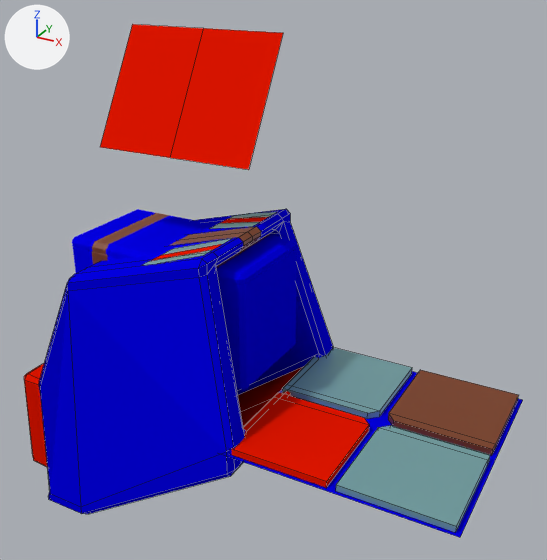
The Blender file Assets/Models/Environment-2.blend: old version first, new version second.
Camera for both pictures: a 50 mm camera at (1.92, -2.62, 1.97) aimed at (-0.03, 0.94, 0.2). Lighting does not change. The marker at upper left points along +X, +Y and +Z. Mesh edges are drawn as thin lines on the coarser meshes.

Script lines for the objects in view, before the commit:
```python
ob_computer_screen = bpy.data.objects.new('Computer.Screen', me_cube_010)
ob_computer_screen.location = (0.0, 0.0, 0.0)
ob_computer_screen.rotation_euler = (1.571, 0.0, 0.0)  # degrees (90, 0, 0)
ob_cratechute = bpy.data.objects.new('CrateChute', me_cube_012)
ob_cratechute.location = (0.0, 0.0, 0.0)
ob_cratechute.rotation_euler = (1.571, 0.0, 1.571)  # degrees (90, 0, 90)
ob_door = bpy.data.objects.new('Door', me_cube_048)
ob_door.location = (0.0, 0.0, 0.0)
ob_maybe_the_door = bpy.data.objects.new('Maybe the door', me_cube_026)
ob_maybe_the_door.location = (0.0, 0.0, 0.0)
ob_tile_upper = bpy.data.objects.new('Tile-Upper', me_cube_001)
ob_tile_upper.location = (1.0, 0.0, 0.0)
ob_tile_upper.rotation_euler = (1.571, 0.0, 0.0)  # degrees (90, 0, 0)
ob_tile_upper_001 = bpy.data.objects.new('Tile-Upper.001', me_cube_003)
ob_tile_upper_001.location = (0.0, 0.0, 0.0)
ob_tile_upper_001.rotation_euler = (1.571, 0.0, 0.0)  # degrees (90, 0, 0)
# also in view: 'Crate' at (0.0, 0.02, 0.48)
```
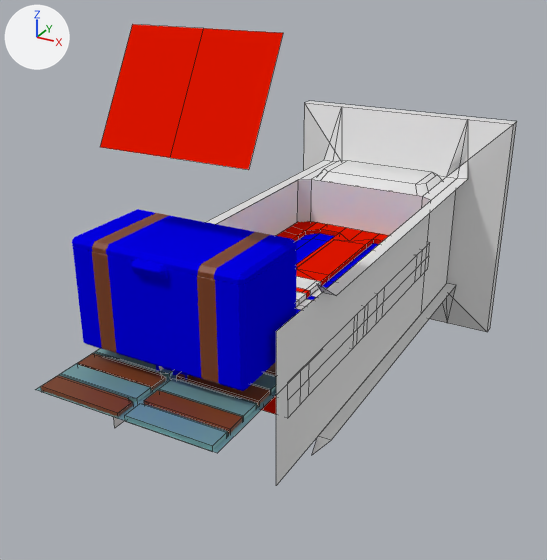
Changed parts and their boxes [x1, y1, x2, y2] in the pictures (547 x 560 px; the box of a moved part takes in the faces that stretch with it):
'Maybe the door', shown
    after: [114, 101, 517, 485]
'CrateChute', hidden (blue)
    before: [24, 209, 333, 514]
'Tile-Upper', hidden
    before: [227, 348, 523, 537]
'Tile-Upper.001', shown
    after: [35, 348, 276, 453]
'Door', shown (red)
    after: [261, 221, 389, 414]
part 1 of me_cube_026, moved or reshaped (not visible before)
    after: [114, 161, 457, 485]
part 2 of me_cube_048, moved or reshaped (not visible before)
    after: [296, 269, 335, 314]
part 3 of me_cube_048, moved or reshaped (not visible before)
    after: [276, 221, 389, 281]

The change, as a list of edits to the scene's bpy script:
```text
Change me_cube_026:
    where me_cube_026.from_pydata(...)  # 88 vertices, 61 faces; spans x -0.83..0.83, y 0.0..3.0, z -0.83..0.83
    used by ob_maybe_the_door; location = (0.0, 0.0, 0.0)
    me_cube_026 part 1: all 24 vertices in x -0.5..0.5, y 1.76..1.98, z -0.47..0.47 are moved by (0.0, 0.4, 0.0)
Change me_cube_048:
    where me_cube_048.from_pydata(...)  # 400 vertices, 396 faces; spans x -0.5..0.5, y 0.12..1.82, z -0.1..0.1
    used by ob_door; location = (0.0, 0.0, 0.0)
    me_cube_048 part 2: all 198 vertices in x -0.5..0.5, y 0.7..1.16, z -0.1..0.1 are moved by (0.0, 0.2, 0.0)
    me_cube_048 part 3: all 104 vertices in x -0.5..0.5, y 1.51..1.82, z -0.1..0.1 are moved by (0.0, 0.4, 0.0)
Change ob_tile_upper:
    add ob_tile_upper.hide_set(True)
Change ob_maybe_the_door:
    remove ob_maybe_the_door.hide_set(True)
Change ob_door:
    remove ob_door.hide_set(True)
Change ob_tile_upper_001:
    remove ob_tile_upper_001.hide_set(True)
Change ob_cratechute:
    add ob_cratechute.hide_set(True)
```
